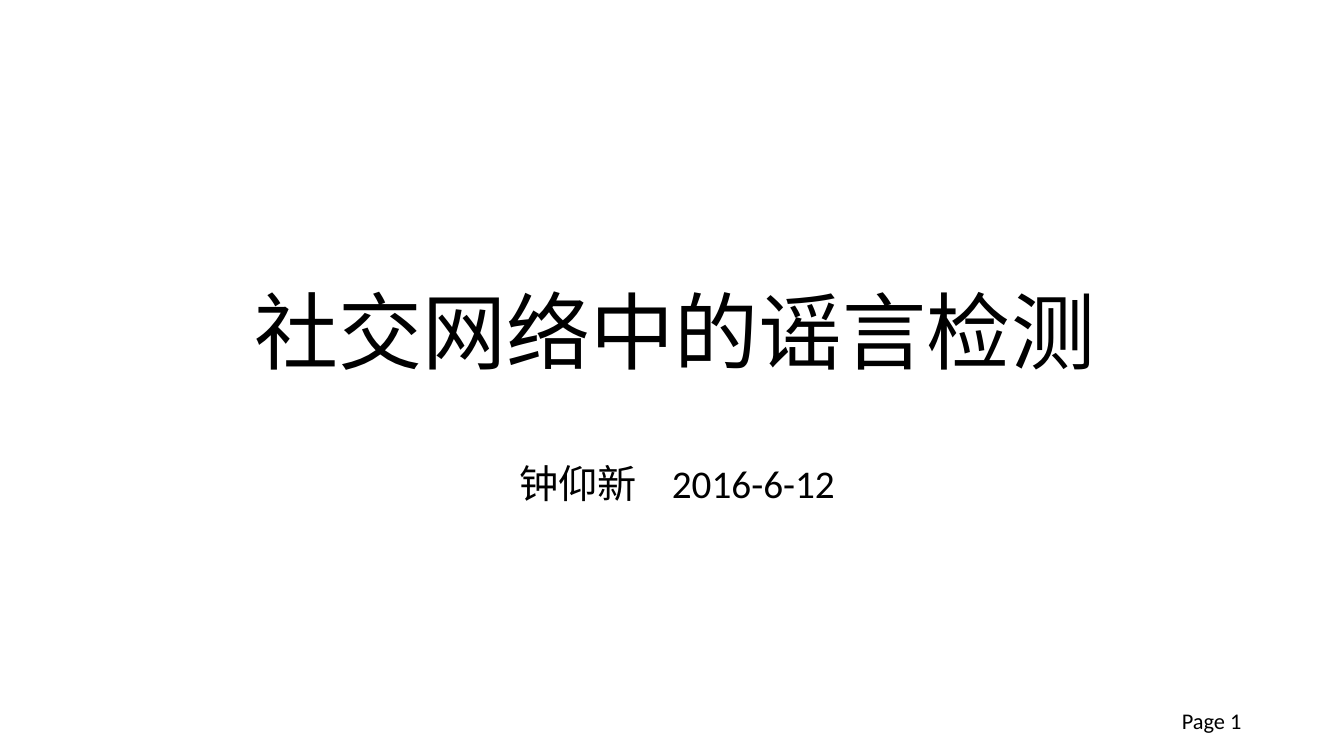
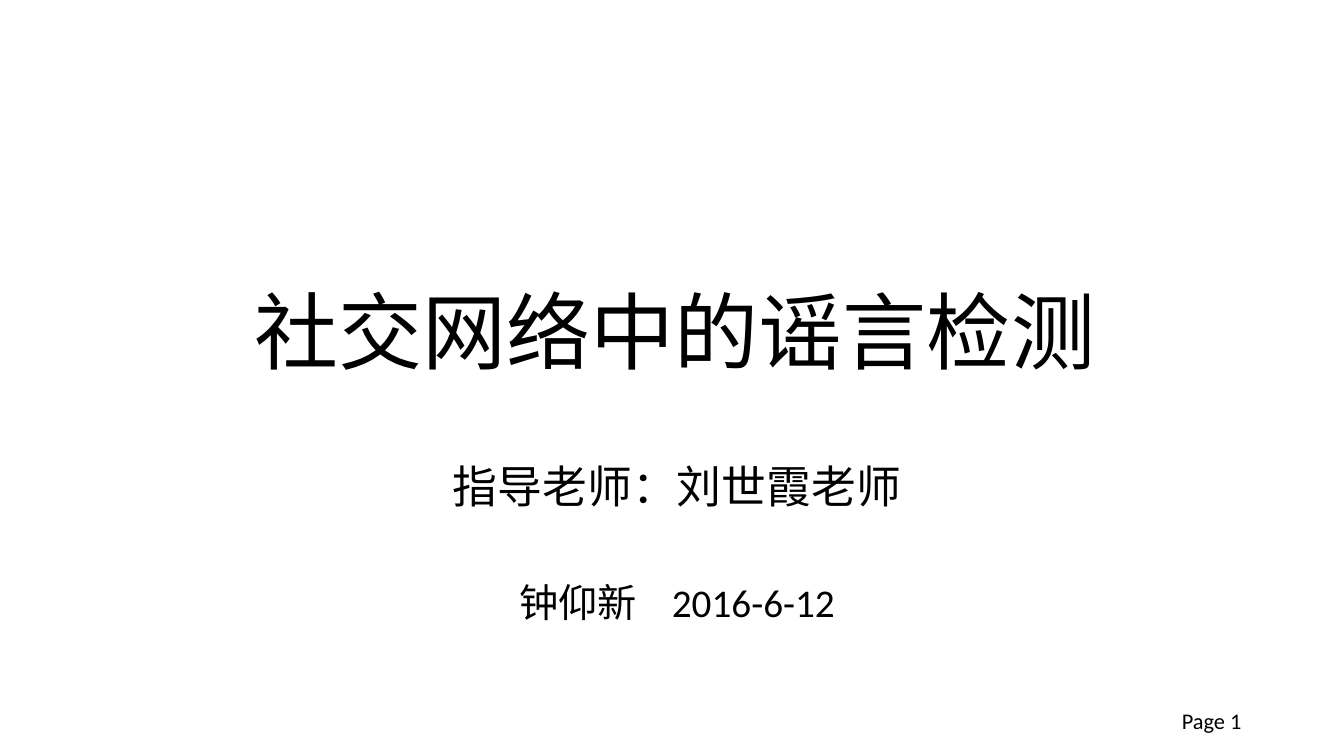
Before and after one commit to xinke0802/DataProcess, a slide deck: slide 1 of 2012013297_钟仰新_毕设论文答辩.pptx. Drawn at 1344x756 pixels with LibreOffice and Linux fonts; fonts in the diff are those of the drawing; background and template pictures are left out. Boxes give left, top, right and bottom in pixels: in the first picture for what was removed or moved away, otherwise in the second. Text is boxed around its words. In the diff, an @@ line names an element or a change of style, - is before the commit and + after.

```diff
--- a/2012013297_钟仰新_毕设论文答辩.pptx
+++ b/2012013297_钟仰新_毕设论文答辩.pptx
@@ subtitle at (453, 465, 901, 507): paragraph added @@
+指导老师：刘世霞老师
```
Also in this commit, not shown: 7 other slides changed, 2 other files.
